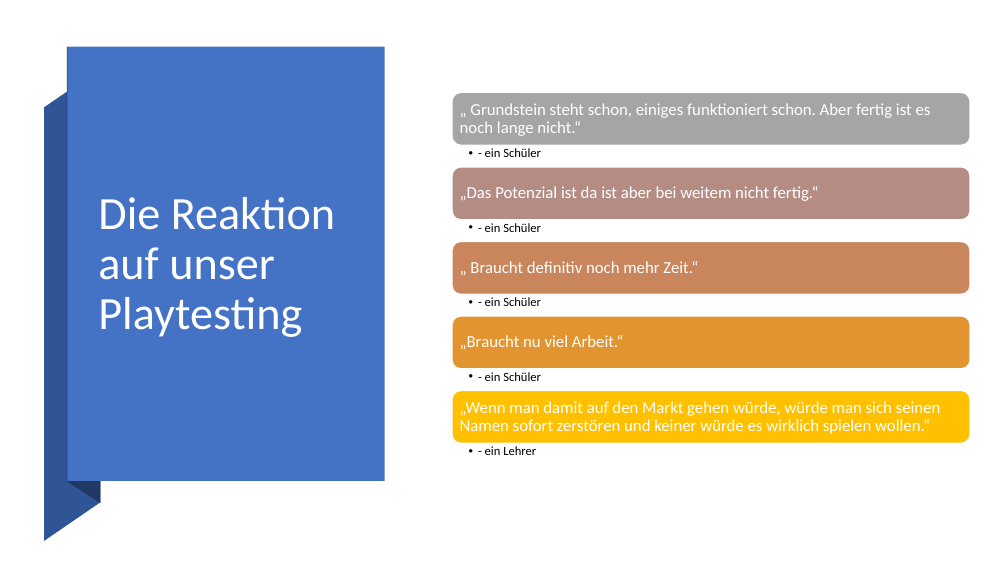
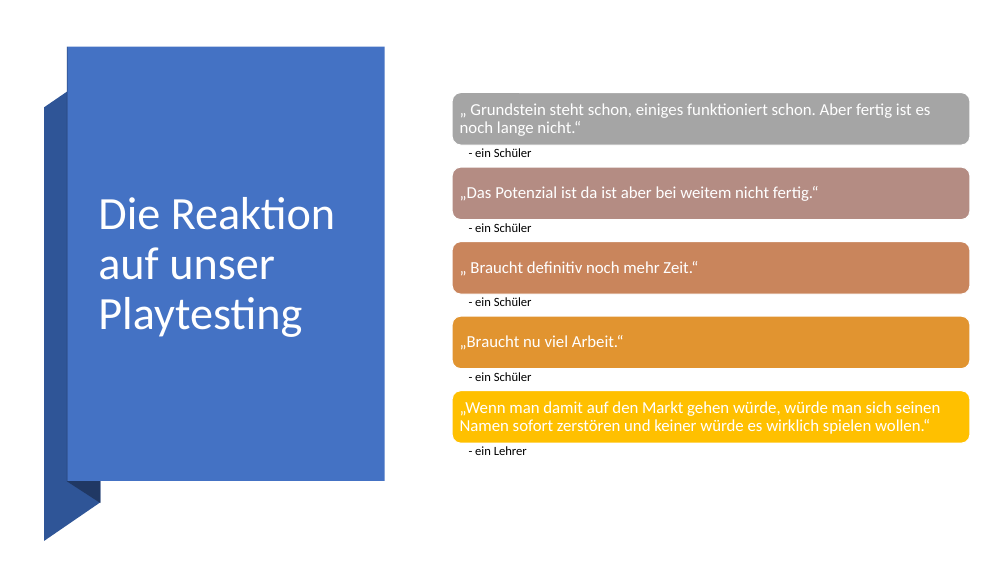
Before and after one commit to FragonGamer/ishjarta, a slide deck: slide 5 of Vermarktung des Spieles_Ishjarta.pptx. Drawn at 1008x567 pixels with LibreOffice and Linux fonts; fonts in the diff are those of the drawing. Boxes give left, top, right and bottom in pixels: in the first picture for what was removed or moved away, otherwise in the second. Text is boxed around its words. In the diff, an @@ line names an element or a change of style, - is before the commit and + after.

```diff
--- a/Vermarktung des Spieles_Ishjarta.pptx
+++ b/Vermarktung des Spieles_Ishjarta.pptx
@@ bullet • to none in 5 elements at (475,148,532,157), (475,223,532,232), (475,297,532,306), (475,372,532,381), (475,446,527,455) @@
```
Also in this commit, not shown: 4 other slides changed.
